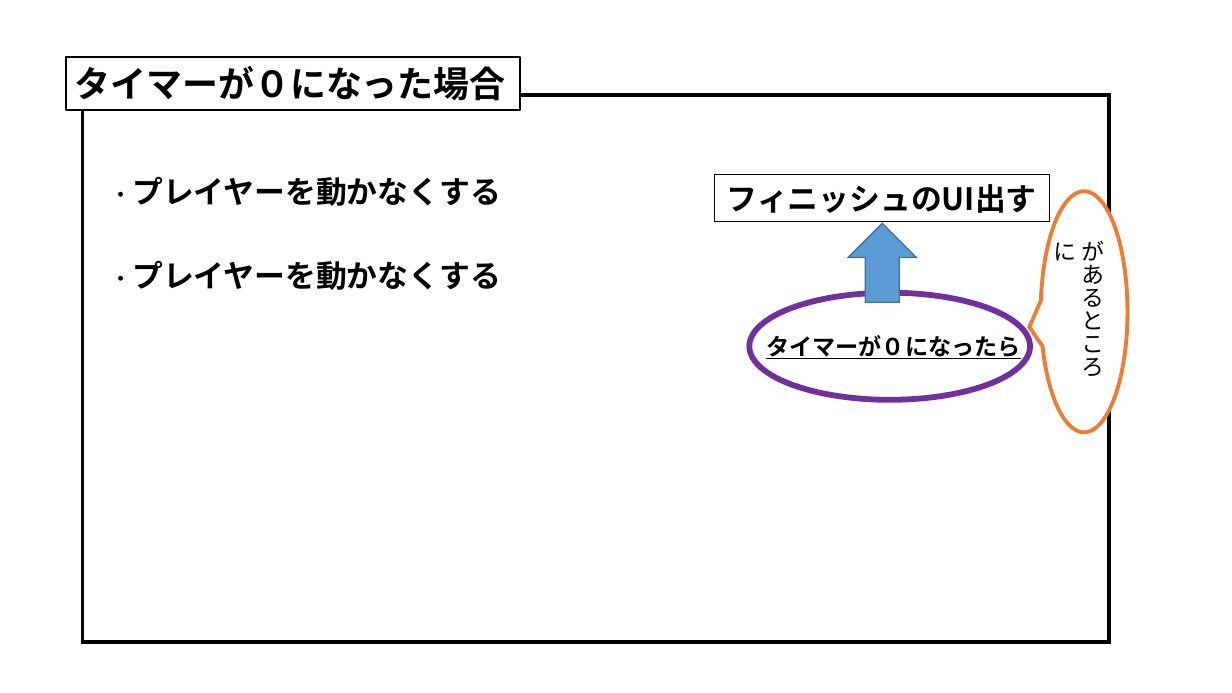
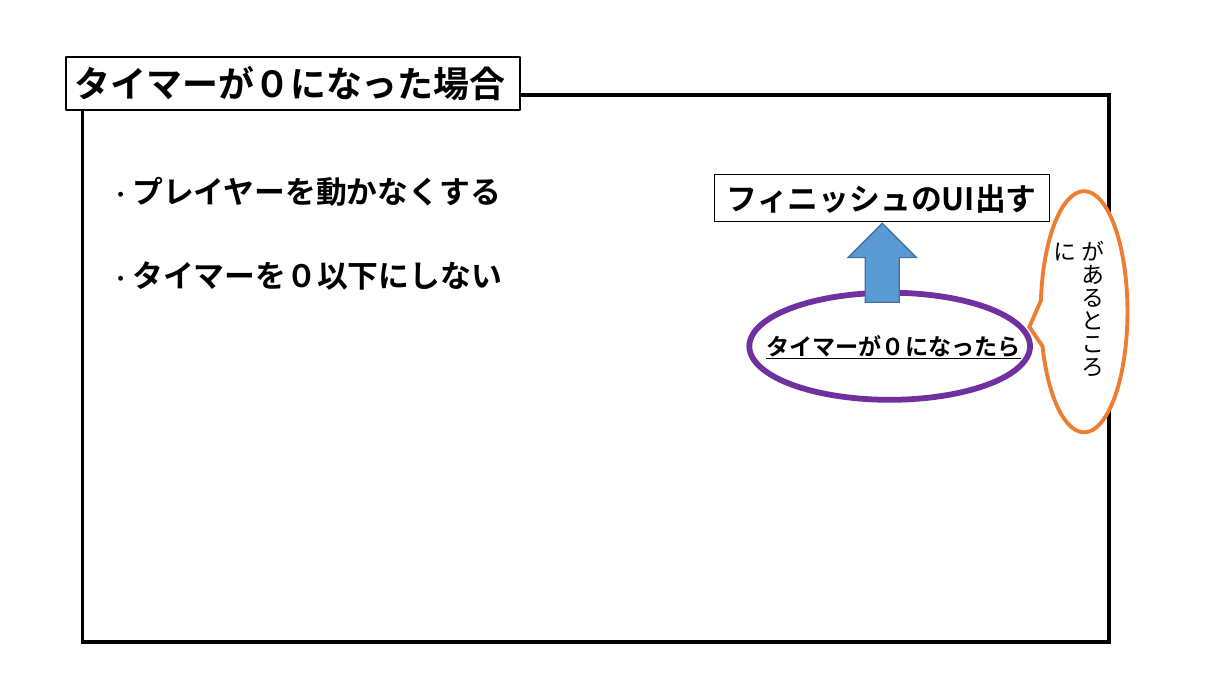
Before and after one commit to MizukiKato0416/sotsugyou_time_kato, a slide deck: slide 20 of 卒業制作_風船わりゲーム（仮）.pptx (slide 19 before the commit). Drawn at 1232x693 pixels with LibreOffice and Linux fonts; fonts in the diff are those of the drawing. Boxes give left, top, right and bottom in pixels: in the first picture for what was removed or moved away, otherwise in the second. Text is boxed around its words. In the diff, an @@ line names an element or a change of style, - is before the commit and + after.

```diff
--- a/卒業制作_風船わりゲーム（仮）.pptx
+++ b/卒業制作_風船わりゲーム（仮）.pptx
@@ text at <box>109,261,502,290</box>: text changed @@
-・プレイヤーを動かなくする
+・タイマーを０以下にしない
```
Also in this commit, not shown: 1 slide added, 1 other file.
